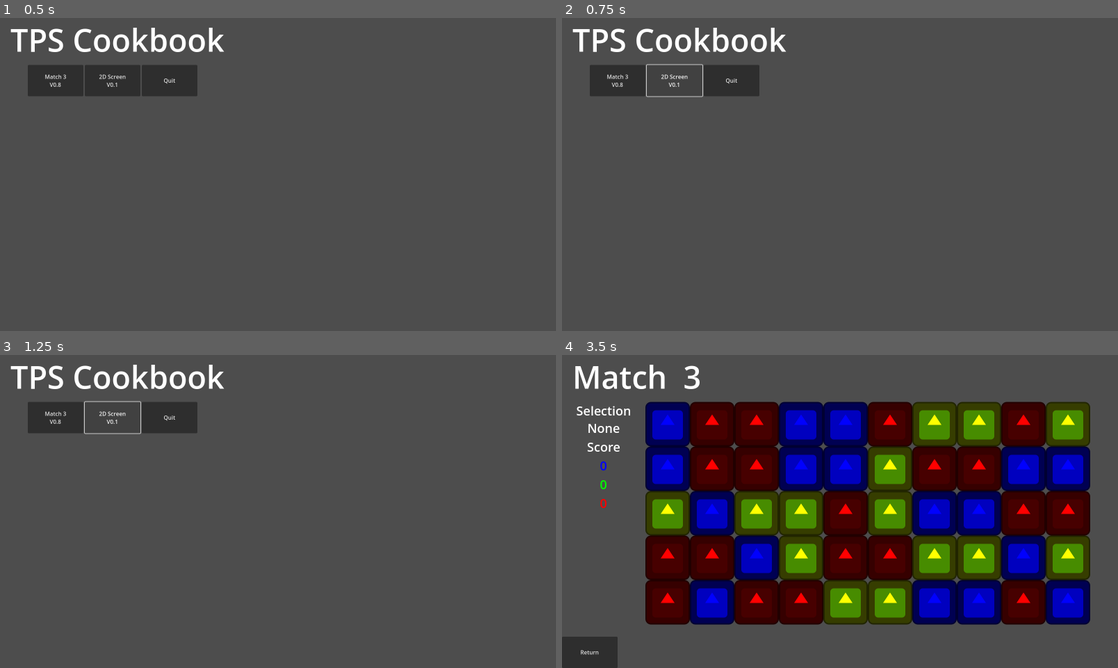
Above: before the commit, frames 1-4 (two rows, left to right).
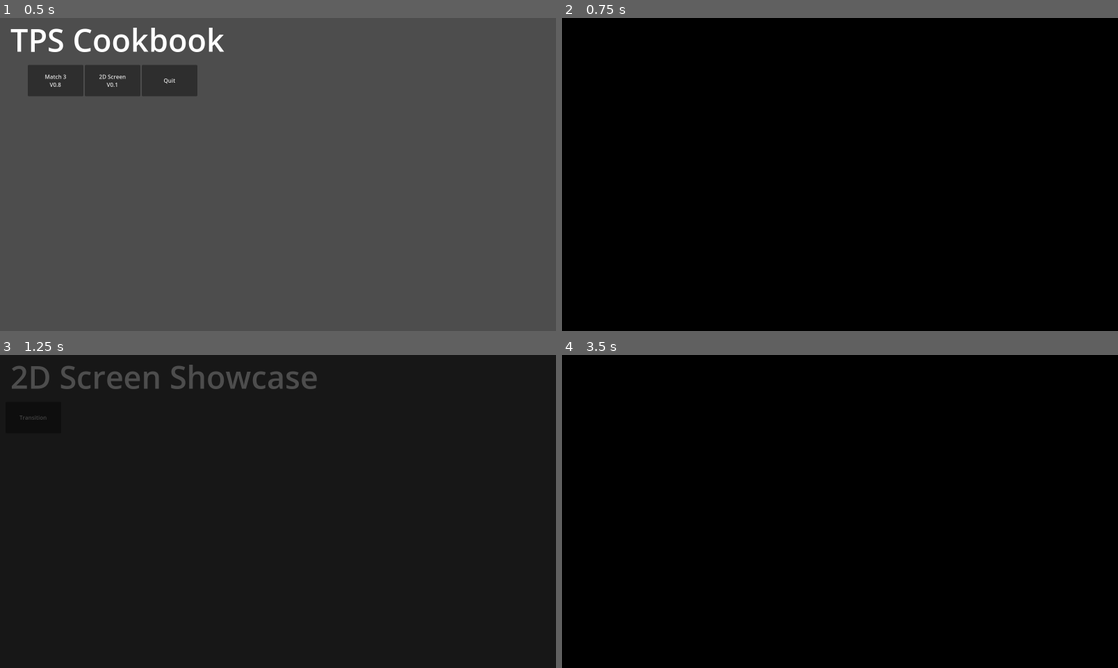
Above: after the commit, the same moments.

Repository: Thorpas/Godot-4-Cookbook
Game: Godot game, scene res://Start.tscn
The game is run twice, just before and just after one commit, with the same random seed, the same clock (stepped at 60 frames per second) and the same inputs. The engine's default icon, where the game draws it, is replaced by a stand-in: a white triangle on a blue panel in a dark square.
Inputs (mouse positions are in pixels of both pictures, inside the frame that each line leads up to):
- Up to frame 1 (0.5 s): no input
- Up to frame 2 (0.75 s): click "2D Screen V0.1" at 0.5 s
- Up to frame 3 (1.25 s): no input
- Up to frame 4 (3.5 s): click (595, 417) at 1.25 s, where only the run after the commit has a clickable "Transition"; click (589, 652) at 2 s, where only the run before the commit has a clickable "Return"; click (617, 417) at 2.75 s, where only the run before the commit has a clickable "Match 3 V0.8"

Frame 1 is identical in both runs. In frame 2, 100% of the frame differs, in the area x 0-100%, y 0-100%; in frame 3, 98%; in frame 4, 100%.

Commit message:
Update Screen V0.1.3
TransitionLayer

Diff:
--- a/Start.gd
+++ b/Start.gd
@@ -7,6 +7,7 @@
 func _on_match_3_button_up():
 	get_tree().change_scene_to_packed(load("res://match3/Match3Showcase.tscn"))
 func _on_screen_2D_button_up():
-	get_tree().change_scene_to_packed(load("res://screen/ShowcaseScreen.tscn"))
+	get_tree().change_scene_to_packed(load("res://screen/ShowcaseScreen2D.tscn"))
+### Quit
 func _on_quit_button_up():
 	get_tree().quit()
--- a/screen/AbstractScreen2D.tscn
+++ b/screen/AbstractScreen2D.tscn
@@ -1,9 +1,13 @@
-[gd_scene load_steps=3 format=3 uid="uid://dayoonm061fe8"]
+[gd_scene load_steps=3 format=3 uid="uid://b6emognfyiy71"]
 
 [ext_resource type="Script" path="res://screen/AbstractScreen2D.gd" id="1_tc4h5"]
-[ext_resource type="PackedScene" uid="uid://vs7e5pe5a8a8" path="res://screen/transition/Transition.tscn" id="2_qgsoh"]
+[ext_resource type="PackedScene" uid="uid://vs7e5pe5a8a8" path="res://screen/transition/TransitionLayer.tscn" id="2_b7qqp"]
 
 [node name="AbstractScreen2D" type="Node2D"]
 script = ExtResource("1_tc4h5")
 
-[node name="Transition" parent="." instance=ExtResource("2_qgsoh")]
+[node name="Interface" type="CanvasLayer" parent="."]
+layer = 100
+follow_viewport_enabled = true
+
+[node name="Transition" parent="." instance=ExtResource("2_b7qqp")]
--- a/screen/ShowcaseScreen2D.gd
+++ b/screen/ShowcaseScreen2D.gd
@@ -1,17 +1,12 @@
 extends AbstractScreen2D
 
+# Functions
 
-# Called when the node enters the scene tree for the first time.
+## Godot
 func _ready():
-	_loop(50)
-func _loop(i:int):
-	print("Loop Start")
-	while i:
-		print("Loop: " + str(i))
-		await transition_into_black()
-		await transition_from_black()
-		i -= 1
+	await transition_from_black()
 
-# Called every frame. 'delta' is the elapsed time since the previous frame.
-func _process(delta):
-	pass
+## Interface
+func _on_transition_button_up():
+	await transition_into_black()
+	await transition_from_black()
--- a/screen/ShowcaseScreen2D.tscn
+++ b/screen/ShowcaseScreen2D.tscn
@@ -1,7 +1,26 @@
 [gd_scene load_steps=3 format=3 uid="uid://dk71s53ohbdh5"]
 
-[ext_resource type="PackedScene" uid="uid://bbnfx8c52ue3k" path="res://screen/AbstractScreen2D.tscn" id="1_yepq5"]
+[ext_resource type="PackedScene" uid="uid://b6emognfyiy71" path="res://screen/AbstractScreen2D.tscn" id="1_yepq5"]
 [ext_resource type="Script" path="res://screen/ShowcaseScreen2D.gd" id="2_ktcd8"]
 
 [node name="ShowcaseScreen2D" instance=ExtResource("1_yepq5")]
 script = ExtResource("2_ktcd8")
+
+[node name="Title" type="RichTextLabel" parent="." index="0"]
+custom_minimum_size = Vector2(1540, 0)
+offset_left = 30.0
+offset_right = 1570.0
+offset_bottom = 124.0
+bbcode_enabled = true
+text = "[font_size=90]2D Screen Showcase[/font_size]"
+fit_content = true
+
+[node name="Transition" type="Button" parent="Interface" index="0"]
+custom_minimum_size = Vector2(160, 90)
+offset_left = 16.0
+offset_top = 135.0
+offset_right = 176.0
+offset_bottom = 225.0
+text = "Transition"
+
+[connection signal="button_up" from="Interface/Transition" to="." method="_on_transition_button_up"]
--- a/screen/transition/Transition.gd
+++ b/screen/transition/TransitionLayer.gd
@@ -1,5 +1,5 @@
 extends CanvasLayer
-class_name Transition
+class_name TransitionLayer
 
 # Variables
 
--- a/screen/transition/Transition.tscn
+++ b/screen/transition/TransitionLayer.tscn
@@ -1,6 +1,6 @@
 [gd_scene load_steps=4 format=3 uid="uid://vs7e5pe5a8a8"]
 
-[ext_resource type="Script" path="res://screen/transition/Transition.gd" id="1_ra4gm"]
+[ext_resource type="Script" path="res://screen/transition/TransitionLayer.gd" id="1_w1jmk"]
 
 [sub_resource type="Animation" id="Animation_a3ll2"]
 resource_name = "Black"
@@ -22,10 +22,10 @@
 "Black": SubResource("Animation_a3ll2")
 }
 
-[node name="Transition" type="CanvasLayer"]
+[node name="TransitionLayer" type="CanvasLayer"]
 layer = 128
 follow_viewport_enabled = true
-script = ExtResource("1_ra4gm")
+script = ExtResource("1_w1jmk")
 
 [node name="AnimationPlayer" type="AnimationPlayer" parent="."]
 libraries = {
